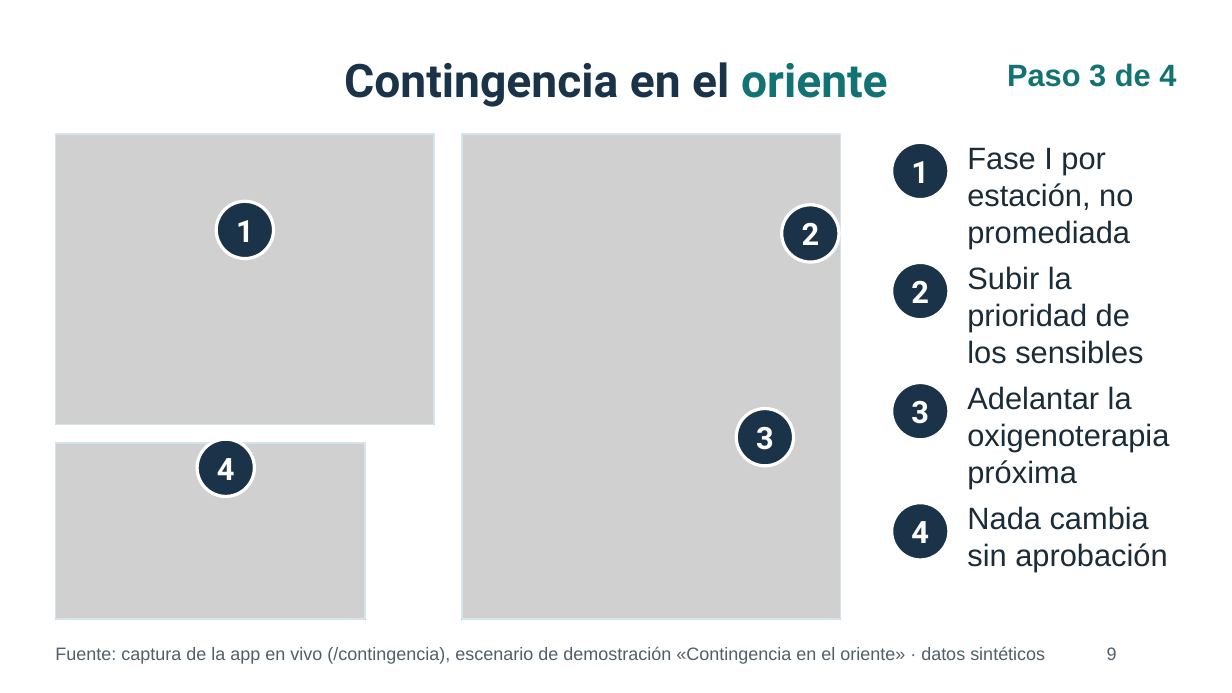
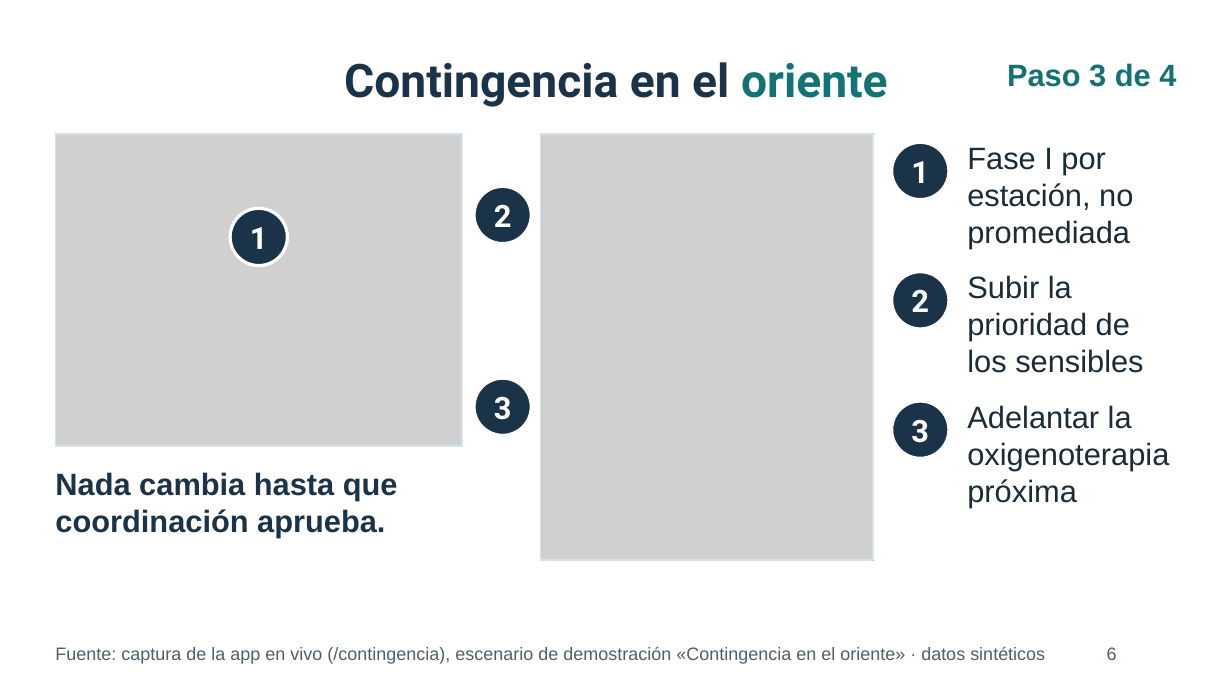
Before and after one commit to daviddzd/vela, a slide deck: slide 6 of docs/presentacion/enlaza_coloquio_capturas.pptx (slide 9 before the commit). Drawn at 1232x693 pixels with LibreOffice and Linux fonts; fonts in the diff are those of the drawing; grey boxes stand for pictures; background and template pictures are left out. Boxes give left, top, right and bottom in pixels: in the first picture for what was removed or moved away, otherwise in the second. Text is boxed around its words. In the diff, an @@ line names an element or a change of style, - is before the commit and + after.

```diff
--- a/docs/presentacion/enlaza_coloquio_capturas.pptx
+++ b/docs/presentacion/enlaza_coloquio_capturas.pptx
@@ picture: place and size @@
-picture at [55, 134, 434, 425]
+picture at [55, 134, 462, 446]
@@ rectangle: place and size @@
-rectangle at [55, 134, 434, 425]
+rectangle at [55, 134, 462, 446]
@@ picture: place and size @@
-picture at [462, 134, 841, 619]
+picture at [541, 134, 873, 560]
@@ rectangle: place and size @@
-rectangle at [462, 134, 841, 619]
+rectangle at [541, 134, 873, 560]
@@ text "1": place and size @@
-text "1" at [236, 220, 254, 242]
+text "1" at [250, 227, 268, 249]
@@ ellipse: place and size @@
-ellipse at [216, 201, 274, 259]
+ellipse at [230, 208, 287, 265]
@@ text "2": place and size @@
-text "2" at [802, 222, 820, 245]
+text "2" at [494, 204, 512, 227]
@@ ellipse: place and size @@
-ellipse at [197, 439, 254, 496]
+ellipse at [474, 187, 531, 244]
@@ ellipse removed at [782, 205, 839, 262] @@
@@ text "Subir la prioridad de los ...": place and size @@
-text "Subir la prioridad de los ..." at [967, 266, 1143, 364]
+text "Subir la prioridad de los ..." at [967, 275, 1143, 373]
@@ text "2": place and size @@
-text "2" at [911, 280, 929, 303]
+text "2" at [911, 289, 929, 312]
@@ ellipse: place and size @@
-ellipse at [892, 262, 949, 320]
+ellipse at [892, 272, 949, 329]
@@ text "3": place and size @@
-text "3" at [756, 426, 774, 450]
+text "3" at [494, 396, 512, 420]
@@ ellipse: place and size @@
-ellipse at [737, 409, 794, 466]
+ellipse at [474, 378, 531, 435]
@@ text "3": place and size @@
-text "3" at [911, 400, 929, 424]
+text "3" at [911, 419, 929, 443]
@@ ellipse: place and size @@
-ellipse at [892, 383, 949, 440]
+ellipse at [892, 401, 949, 458]
@@ text "Adelantar la oxigenoterapia próxima": place and size @@
-text "Adelantar la oxigenoterapia próxima" at [967, 386, 1169, 489]
+text "Adelantar la oxigenoterapia próxima" at [967, 405, 1169, 507]
@@ picture removed at [55, 444, 365, 619] @@
@@ rectangle removed at [55, 444, 365, 619] @@
@@ text added at [55, 472, 398, 537], 24 pt, text #1B3349, bold @@
+Nada cambia hasta que coordinación aprueba.
@@ text removed at [217, 458, 235, 480] @@
-4
@@ ellipse removed at [892, 503, 949, 560] @@
@@ text removed at [967, 506, 1167, 572] @@
-Nada cambia sin aprobación
@@ text removed at [911, 521, 929, 543] @@
-4
@@ page number at [1107, 647, 1117, 660]: text changed @@
-9
+6
```
Also in this commit, not shown: 8 other slides changed, 5 slides removed, 8 other files.
